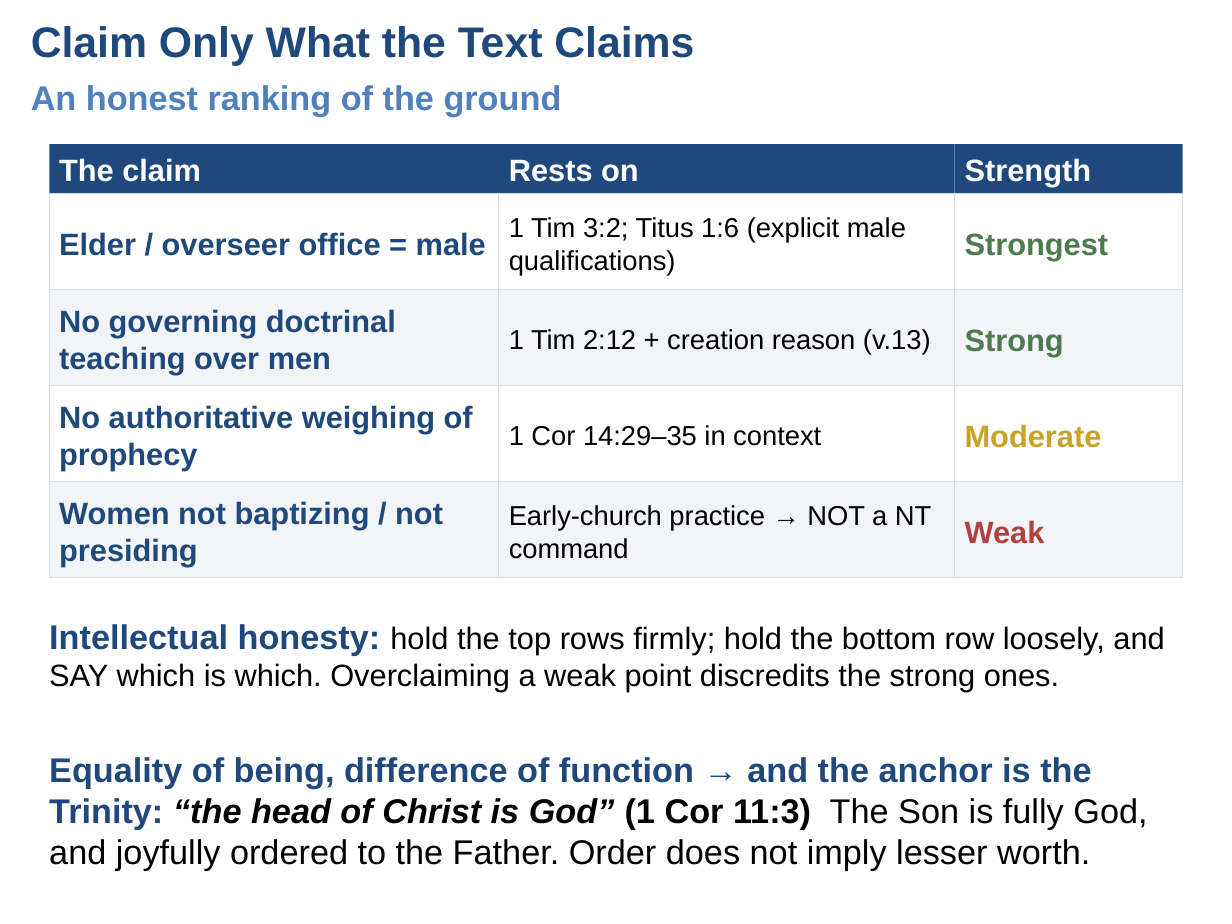
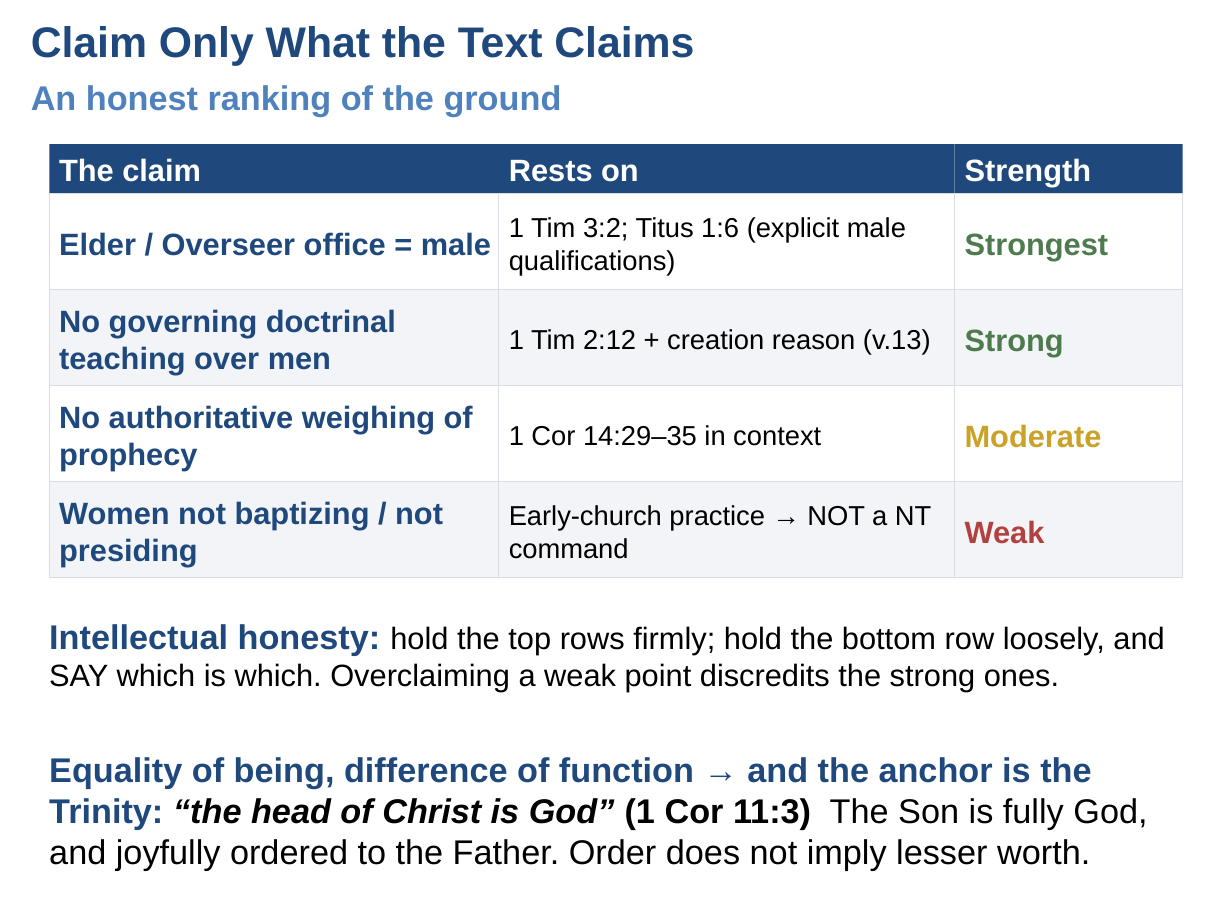
Before and after one commit to UsefulEngines/EvangelismPublic, a slide deck: slide 5 of 2026-Q4/11-GodsCreatedOrder/Week11-GodsCreatedOrder.pptx. Drawn at 1232x924 pixels with LibreOffice and Linux fonts; fonts in the diff are those of the drawing. Boxes give left, top, right and bottom in pixels: in the first picture for what was removed or moved away, otherwise in the second. Text is boxed around its words. In the diff, an @@ line names an element or a change of style, - is before the commit and + after.

```diff
--- a/2026-Q4/11-GodsCreatedOrder/Week11-GodsCreatedOrder.pptx
+++ b/2026-Q4/11-GodsCreatedOrder/Week11-GodsCreatedOrder.pptx
@@ text at (59,232,491,256): text changed @@
-Elder / overseer office = male
+Elder / Overseer office = male
```
Also in this commit, not shown: 2 other slides changed, 4 other files.
